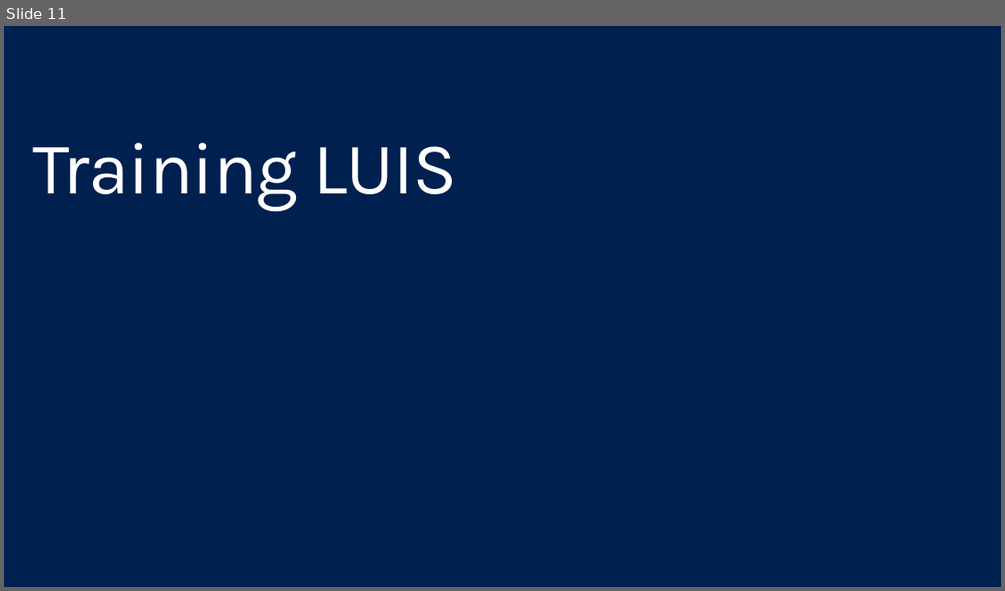
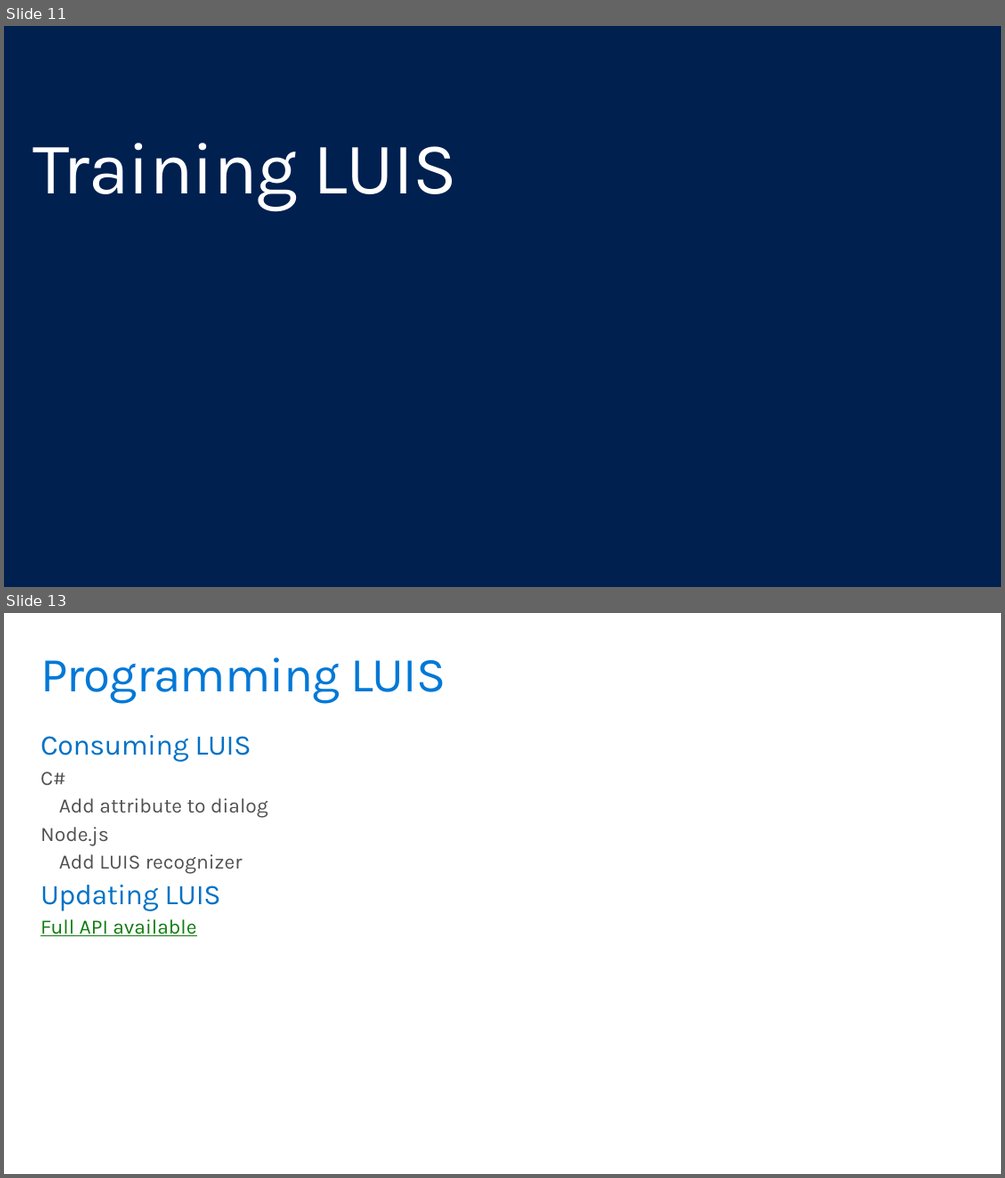
Before and after one commit to GeekTrainer/help-desk-bot-lab, a slide deck: Slides/3 - Natural Language Processing and LUIS.pptx. Shown one above the other, each under a label of ours: slide 11 before the commit, slides 11 and 13 after it; the slides between them are not shown. The pictures are 1005x591 and 1005x1178 pixels, drawn with LibreOffice and Linux fonts; fonts in the diff are those of the drawing. Boxes give left, top, right and bottom in pixels: in the first picture for what was removed or moved away, otherwise in the second. Text is boxed around its words. In the diff, an @@ line names an element or a change of style, - is before the commit and + after.

Commit message:
More LUIS information

```diff
--- a/Slides/3 - Natural Language Processing and LUIS.pptx
+++ b/Slides/3 - Natural Language Processing and LUIS.pptx
@@ slide 13 added at [4,613,1001,1174], background #FFFFFF @@
@@ title added at [40,657,446,704], 48 pt, text #0078D7 @@
+Programming LUIS
@@ text added at [40,735,268,936], 20 pt, text #505050 @@
+Consuming LUIS
+  C#
+    Add attribute to dialog
+  Node.js
+    Add LUIS recognizer
+Updating LUIS
+  Full API available
```
Also in this commit, not shown: 4 other slides added.
